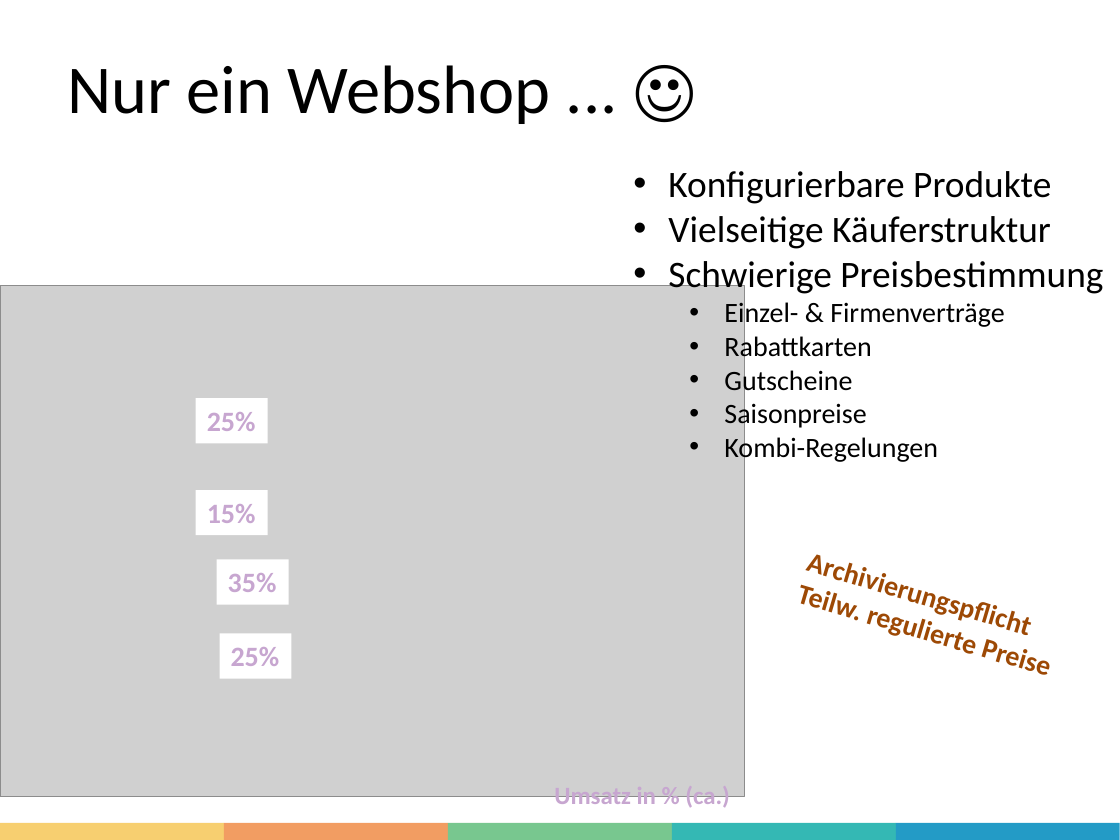
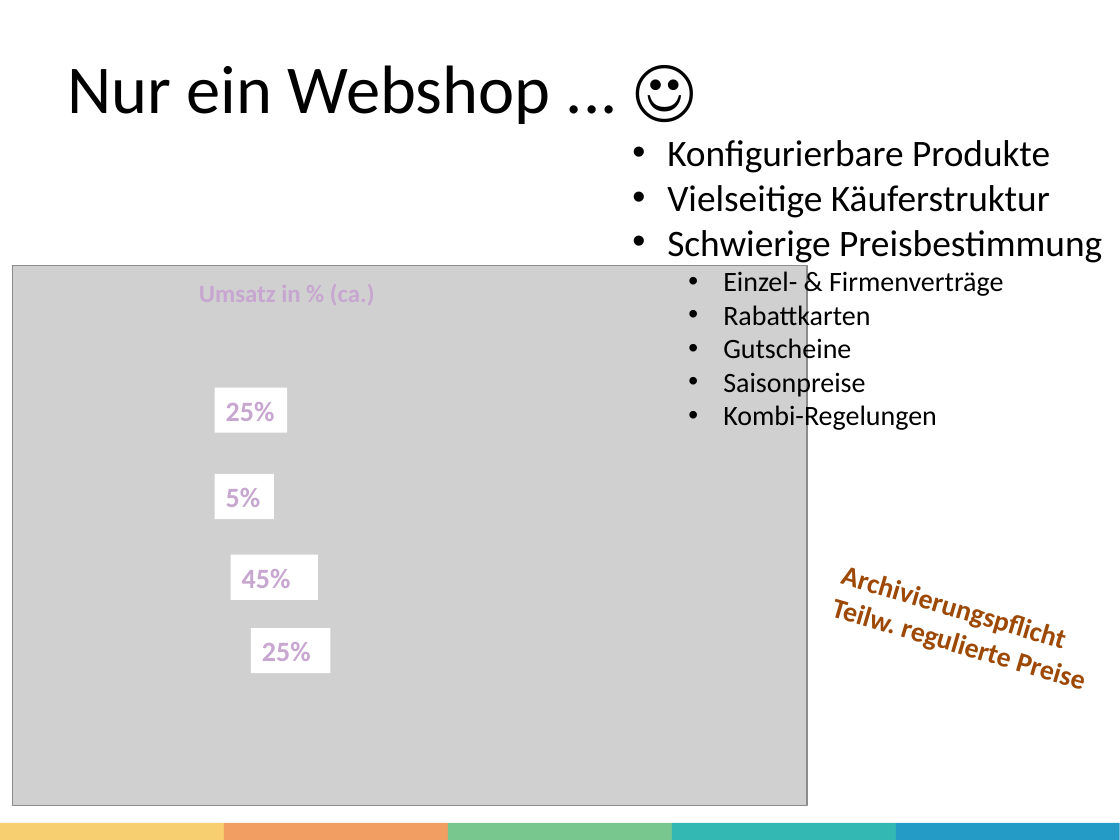
Before and after one commit to aim42/venom-example, a slide deck: slide 2 of graphics/venom-diagrams.pptx. Drawn at 1120x840 pixels with LibreOffice and Linux fonts; fonts in the diff are those of the drawing; grey boxes stand for pictures. Boxes give left, top, right and bottom in pixels: in the first picture for what was removed or moved away, otherwise in the second. Text is boxed around its words. In the diff, an @@ line names an element or a change of style, - is before the commit and + after.

```diff
--- a/graphics/venom-diagrams.pptx
+++ b/graphics/venom-diagrams.pptx
@@ text "Konfigurierbare Produkte" moved from (x1=668, y1=171, x2=1103, y2=464) to (x1=667, y1=140, x2=1102, y2=432) @@
@@ picture resized from (x1=0, y1=286, x2=745, y2=796) to (x1=12, y1=265, x2=808, y2=805) @@
@@ rectangle "25%" moved from (x1=196, y1=398, x2=268, y2=442) to (x1=215, y1=388, x2=288, y2=432) @@
@@ rectangle added at (x1=215, y1=474, x2=274, y2=519), fill #FFFFFF, 18 pt, text #C7A6D0, bold @@
+5%
@@ rectangle removed at (x1=196, y1=491, x2=268, y2=535) @@
-15%
@@ rectangle removed at (x1=216, y1=559, x2=288, y2=604) @@
-35%
@@ rectangle added at (x1=231, y1=554, x2=318, y2=599), fill #FFFFFF, 18 pt, text #C7A6D0, bold @@
+45%
@@ text "Archivierungspflicht" moved from (x1=796, y1=580, x2=854, y2=618) to (x1=830, y1=593, x2=888, y2=632) @@
@@ rectangle "25%" resized from (x1=220, y1=634, x2=291, y2=679) to (x1=251, y1=628, x2=330, y2=673) @@
@@ text removed at (x1=554, y1=786, x2=730, y2=810) @@
-Umsatz in % (ca.)
```
Also in this commit, not shown: 6 other files.
